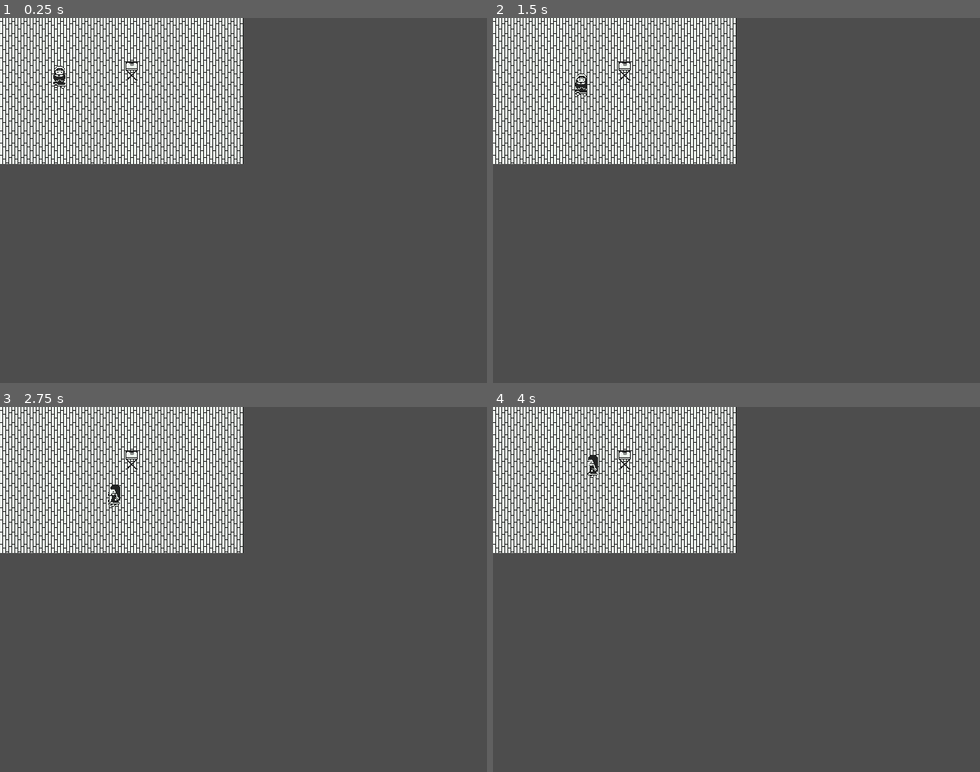
Above: before the commit, frames 1-4 (two rows, left to right).
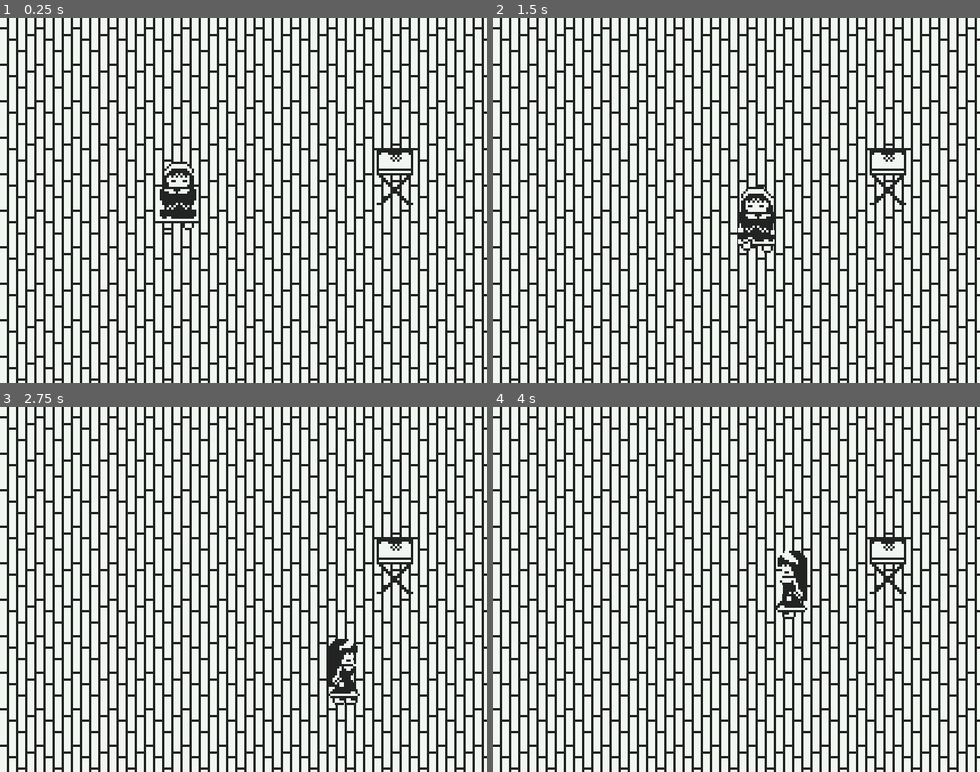
Above: after the commit, the same moments.

Repository: Minenik2/pirates17one
Game: Godot game, scene res://levels/test.tscn
Two runs of this game, one before a commit and one after it. Both use one fixed random seed, a clock stepped at 60 frames per second and the inputs below.
Inputs:
- Up to frame 1 (0.25 s): no input
- Up to frame 2 (1.5 s): tap Enter at 0.5 s; hold D (right) 0.53-1.28 s; hold S (down) from 1.28 s (still down)
- Up to frame 3 (2.75 s): release S (down) at 2.03 s; hold D (right) from 2.03 s (still down)
- Up to frame 4 (4 s): release D (right) at 2.78 s; hold W (up) 2.78-3.53 s; hold A (left) from 3.53 s (still down)

The runs differ from the first frame. In frame 1, 88% of the frame differs, in the area x 0-100%, y 0-100%; in frame 2, 88%; in frame 3, 88%; in frame 4, 88%.

Commit message:
sprite update

Diff:
--- a/character/player.gd
+++ b/character/player.gd
@@ -1,13 +1,13 @@
 extends CharacterBody2D
 
-@export var move_speed : float = 50
-@export var starting_direction : Vector2 = Vector2(0, 1)
+@export var move_speed: float = 150
+@export var starting_direction: Vector2 = Vector2(0, 1)
 
-@onready var animation_tree = $AnimationTree
-@onready var state_machine = animation_tree.get("parameters/playback")
+@onready var animation_player = $AnimationPlayer
+@onready var sprite = $Sprite2D  # Make sure your sprite node is named 'Sprite2D'
 
 func _ready():
-	update_animation_parameters(starting_direction)
+	update_animation(Vector2.ZERO)  # Default to idle
 
 func _physics_process(_delta):
 	var input_direction = Vector2(
@@ -15,16 +15,28 @@
 		Input.get_action_strength("down") - Input.get_action_strength("up")
 	).normalized()
 
-	update_animation_parameters(input_direction)
 	velocity = input_direction * move_speed
+	move_and_slide()
 
-	move_and_slide()
-	pick_new_state()
+	update_animation(input_direction)
 
-func update_animation_parameters(move_input : Vector2):
-	if(move_input != Vector2.ZERO):
-		animation_tree.set("parameters/walk/blend_position", move_input)
+func update_animation(move_input: Vector2):
+	if move_input == Vector2.ZERO:
+		animation_player.stop()
+		return
 
-func pick_new_state():
-	if(velocity != Vector2.ZERO):
-		state_machine.travel("walk")
+	if abs(move_input.x) > abs(move_input.y):
+		# Horizontal movement
+		sprite.flip_h = move_input.x < 0
+		play_animation("walk_right")  # Reuse walk_right for both directions
+	else:
+		# Vertical movement
+		sprite.flip_h = false  # No flip for up/down
+		if move_input.y > 0:
+			play_animation("walk_down")
+		else:
+			play_animation("walk_up")
+
+func play_animation(name: String):
+	if animation_player.current_animation != name or !animation_player.is_playing():
+		animation_player.play(name)
--- a/character/player.tscn
+++ b/character/player.tscn
@@ -38,6 +38,23 @@
 "values": [1, 2]
 }
 
+[sub_resource type="Animation" id="Animation_qe16m"]
+resource_name = "walk_left"
+length = 0.8
+loop_mode = 1
+tracks/0/type = "value"
+tracks/0/imported = false
+tracks/0/enabled = true
+tracks/0/path = NodePath("Sprite2D:frame")
+tracks/0/interp = 1
+tracks/0/loop_wrap = true
+tracks/0/keys = {
+"times": PackedFloat32Array(0, 0.2, 0.4, 0.628014),
+"transitions": PackedFloat32Array(1, 1, 1, 1),
+"update": 1,
+"values": [3, 4, 3, 5]
+}
+
 [sub_resource type="Animation" id="Animation_monf5"]
 resource_name = "walk_right"
 length = 0.8
@@ -72,23 +89,6 @@
 "values": [6, 7]
 }
 
-[sub_resource type="Animation" id="Animation_qe16m"]
-resource_name = "walk_left"
-length = 0.8
-loop_mode = 1
-tracks/0/type = "value"
-tracks/0/imported = false
-tracks/0/enabled = true
-tracks/0/path = NodePath("Sprite2D:frame")
-tracks/0/interp = 1
-tracks/0/loop_wrap = true
-tracks/0/keys = {
-"times": PackedFloat32Array(0, 0.2, 0.4, 0.628014),
-"transitions": PackedFloat32Array(1, 1, 1, 1),
-"update": 1,
-"values": [3, 4, 3, 5]
-}
-
 [sub_resource type="AnimationLibrary" id="AnimationLibrary_bdyh8"]
 _data = {
 &"RESET": SubResource("Animation_aypkh"),
@@ -97,39 +97,6 @@
 &"walk_right": SubResource("Animation_monf5"),
 &"walk_up": SubResource("Animation_bdyh8")
 }
-
-[sub_resource type="AnimationNodeAnimation" id="AnimationNodeAnimation_pw6nv"]
-animation = &"walk_down"
-
-[sub_resource type="AnimationNodeAnimation" id="AnimationNodeAnimation_tpic6"]
-animation = &"walk_right"
-
-[sub_resource type="AnimationNodeAnimation" id="AnimationNodeAnimation_b6pse"]
-animation = &"walk_up"
-
-[sub_resource type="AnimationNodeAnimation" id="AnimationNodeAnimation_i6sb3"]
-animation = &"walk_left"
-
-[sub_resource type="AnimationNodeBlendSpace2D" id="AnimationNodeBlendSpace2D_hn1kw"]
-blend_point_0/node = SubResource("AnimationNodeAnimation_pw6nv")
-blend_point_0/pos = Vector2(0, 1.1)
-blend_point_1/node = SubResource("AnimationNodeAnimation_tpic6")
-blend_point_1/pos = Vector2(1, 0)
-blend_point_2/node = SubResource("AnimationNodeAnimation_b6pse")
-blend_point_2/pos = Vector2(0, -1)
-blend_point_3/node = SubResource("AnimationNodeAnimation_i6sb3")
-blend_point_3/pos = Vector2(-1, 0)
-min_space = Vector2(-1, -1.1)
-max_space = Vector2(1, 1.1)
-blend_mode = 1
-
-[sub_resource type="AnimationNodeStateMachineTransition" id="AnimationNodeStateMachineTransition_ps75u"]
-advance_mode = 2
-
-[sub_resource type="AnimationNodeStateMachine" id="AnimationNodeStateMachine_xqqx8"]
-states/walk/node = SubResource("AnimationNodeBlendSpace2D_hn1kw")
-states/walk/position = Vector2(329, 94)
-transitions = ["Start", "walk", SubResource("AnimationNodeStateMachineTransition_ps75u")]
 
 [node name="CharacterBody2D" type="CharacterBody2D"]
 script = ExtResource("1_monf5")
@@ -147,8 +114,3 @@
 libraries = {
 &"": SubResource("AnimationLibrary_bdyh8")
 }
-
-[node name="AnimationTree" type="AnimationTree" parent="."]
-tree_root = SubResource("AnimationNodeStateMachine_xqqx8")
-anim_player = NodePath("../AnimationPlayer")
-parameters/walk/blend_position = Vector2(0.0781499, 0.448879)
--- a/levels/test.tscn
+++ b/levels/test.tscn
@@ -12,6 +12,7 @@
 sources/0 = SubResource("TileSetAtlasSource_ppyta")
 
 [node name="test" type="Node2D"]
+scale = Vector2(3, 3)
 
 [node name="TileMapLayer" type="TileMapLayer" parent="."]
 texture_filter = 1
Not shown, added: art/SingleMother.png.import
Binary file changed: art/dalian-Sheet.png
Binary file changed: art/dalian.aseprite
Not shown: 1 places in character/player.tscn that only renumber resources
